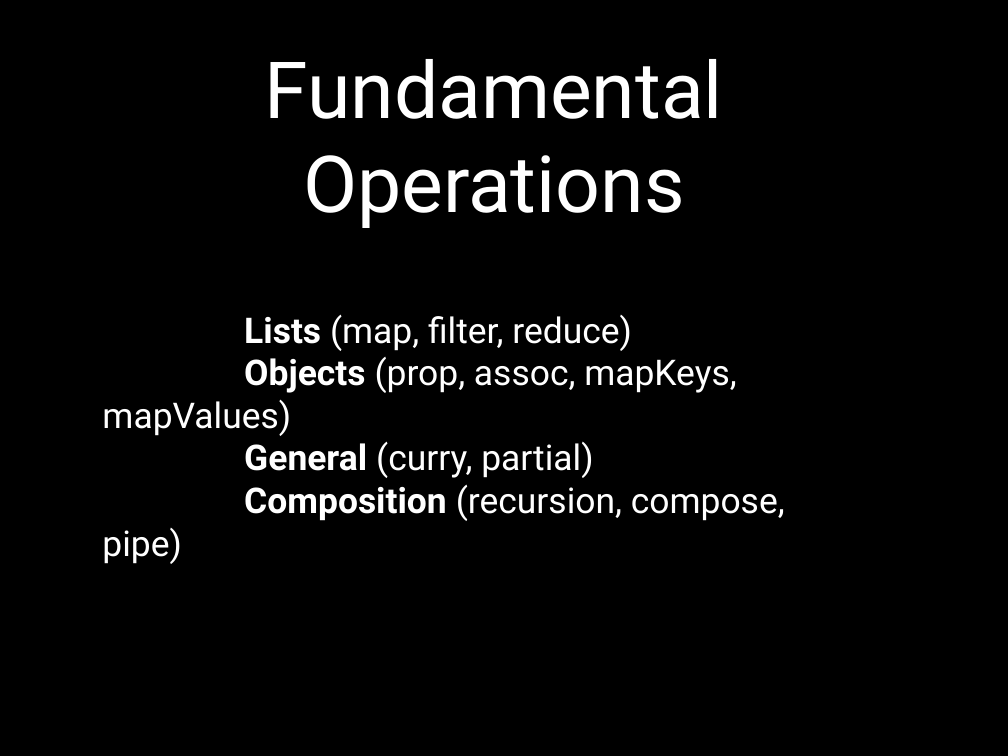
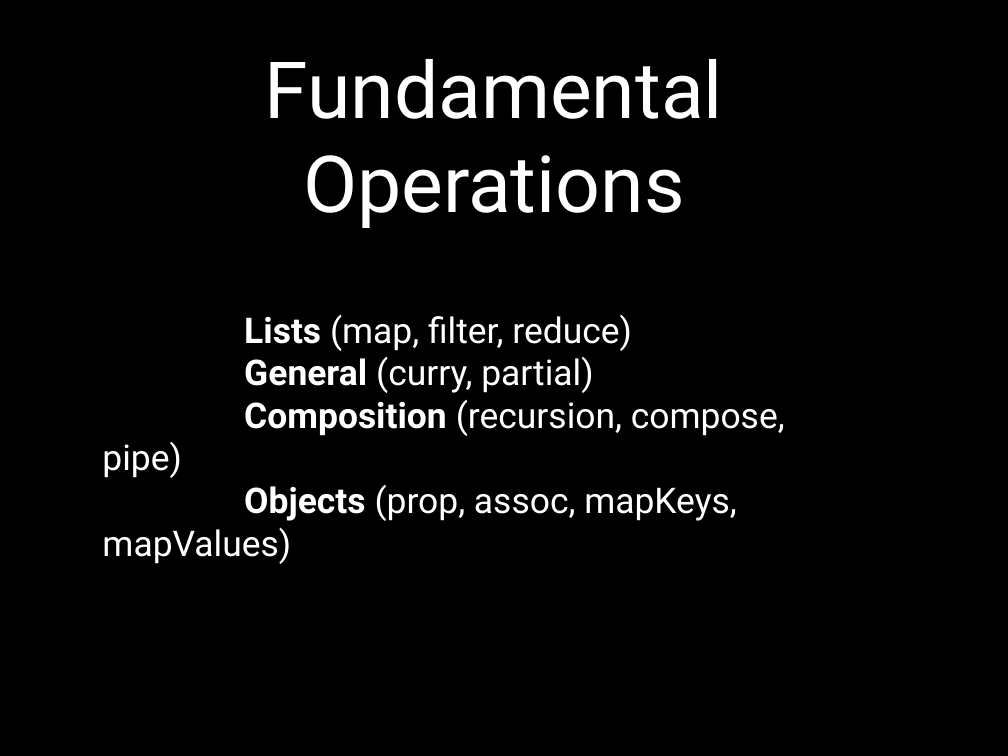
Before and after one commit to EduRomoGO/functional-js-lesson, a slide deck: slide 18 of FunctionalJs.pptx. Drawn at 1008x756 pixels with LibreOffice and Linux fonts; fonts in the diff are those of the drawing. Boxes give left, top, right and bottom in pixels: in the first picture for what was removed or moved away, otherwise in the second. Text is boxed around its words. In the diff, an @@ line names an element or a change of style, - is before the commit and + after.

```diff
--- a/FunctionalJs.pptx
+++ b/FunctionalJs.pptx
@@ text at (x1=102, y1=357, x2=737, y2=436): paragraph removed @@
-                Objects (prop, assoc, mapKeys, mapValues)
@@ text at (x1=102, y1=485, x2=737, y2=564): paragraph added @@
+                Objects (prop, assoc, mapKeys, mapValues)
```
Also in this commit, not shown: 2 other slides changed, 3 slides added, 1 slide removed, 1 other file.
